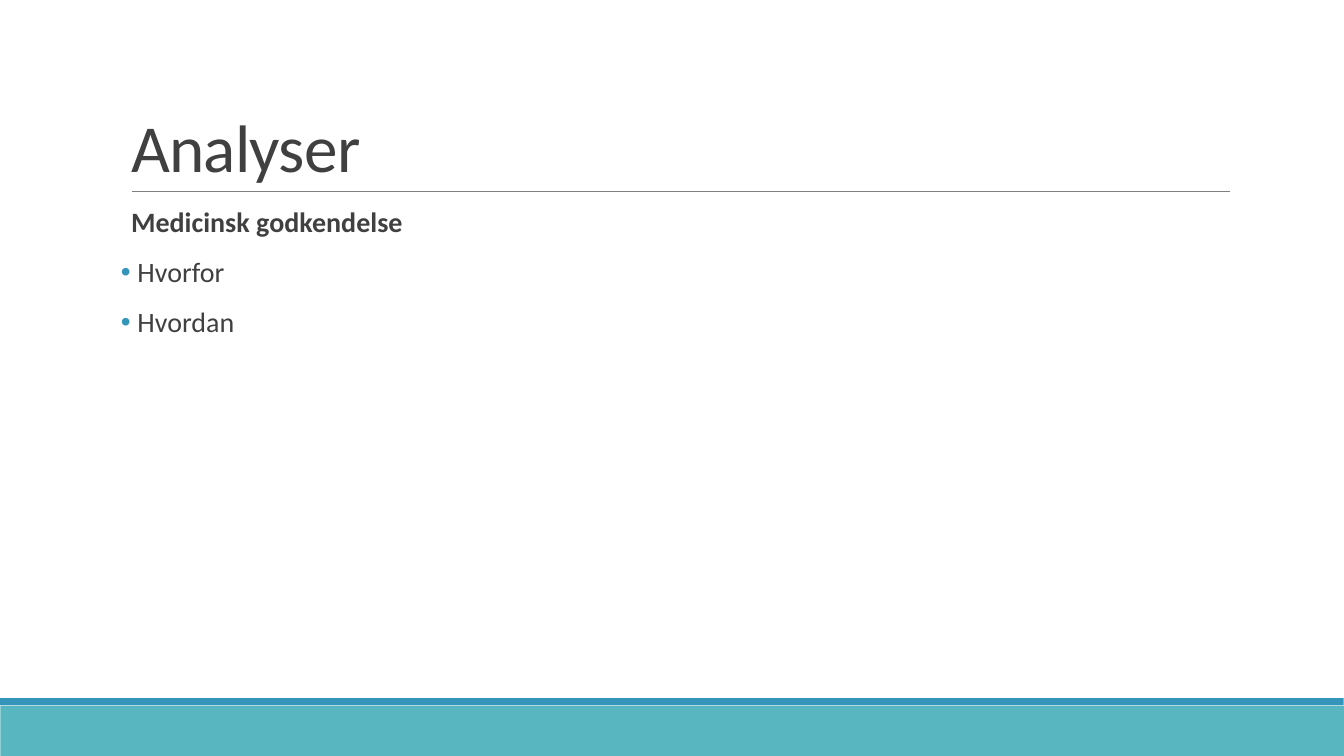
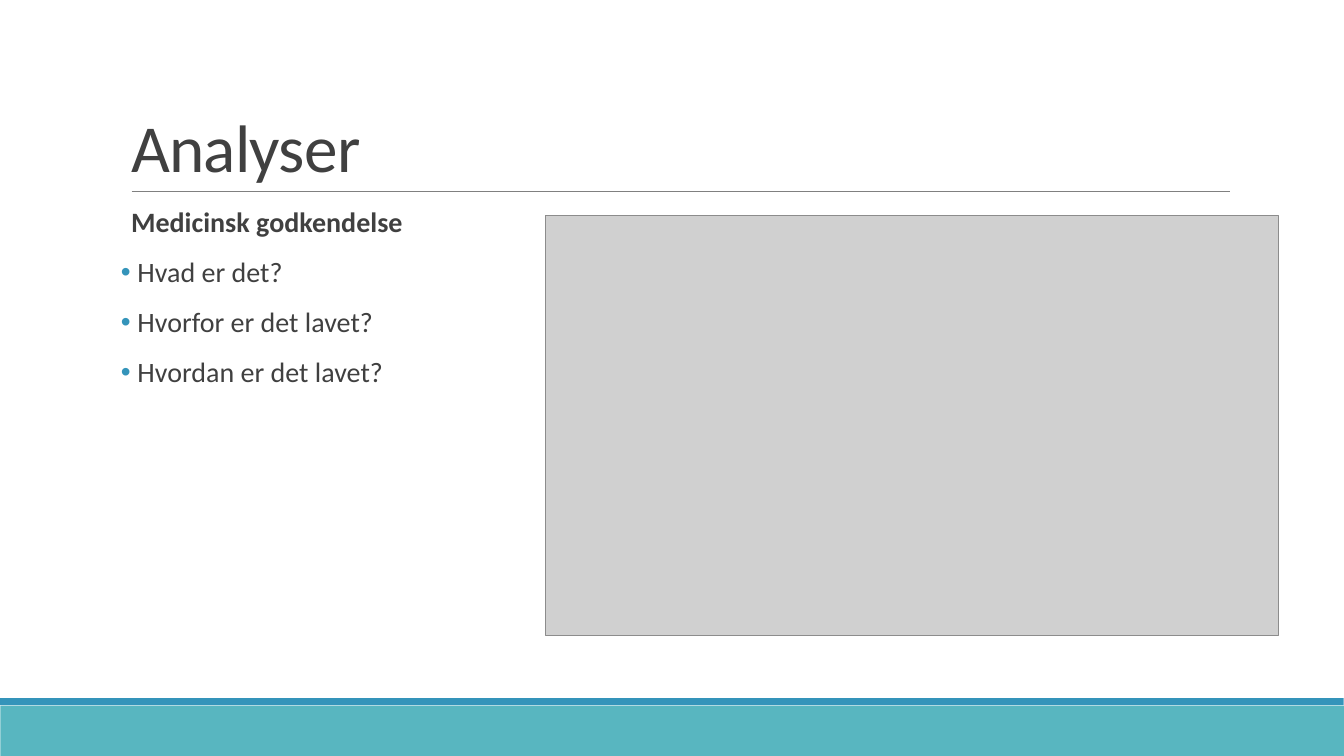
Before and after one commit to zeroregard/Automatic-Sonography, a slide deck: slide 6 of Præsentation_Eksamen.pptx. Drawn at 1344x756 pixels with LibreOffice and Linux fonts; fonts in the diff are those of the drawing; grey boxes stand for pictures. Boxes give left, top, right and bottom in pixels: in the first picture for what was removed or moved away, otherwise in the second. Text is boxed around its words. In the diff, an @@ line names an element or a change of style, - is before the commit and + after.

```diff
--- a/Præsentation_Eksamen.pptx
+++ b/Præsentation_Eksamen.pptx
@@ picture added at [545, 216, 1278, 636] @@
@@ text at [137, 262, 383, 382]: text changed @@
-• Hvorfor
-• Hvordan
+• Hvad er det?
+• Hvorfor er det lavet?
+• Hvordan er det lavet?
```
Also in this commit, not shown: 4 other slides changed.
